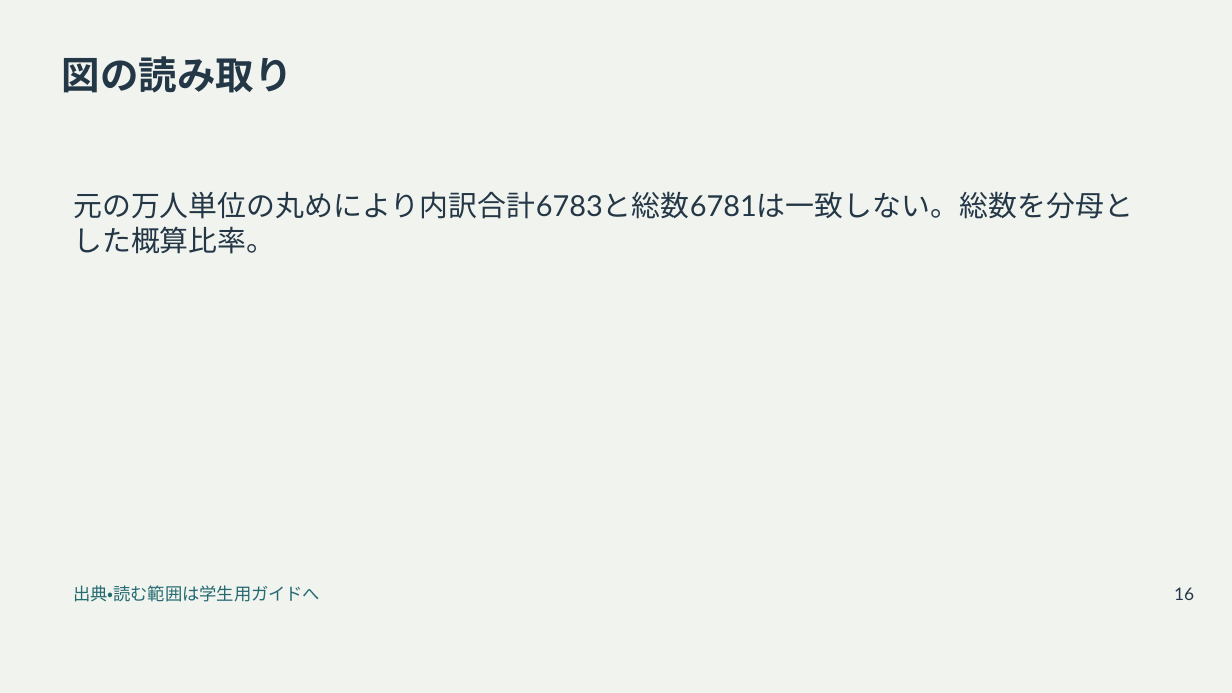
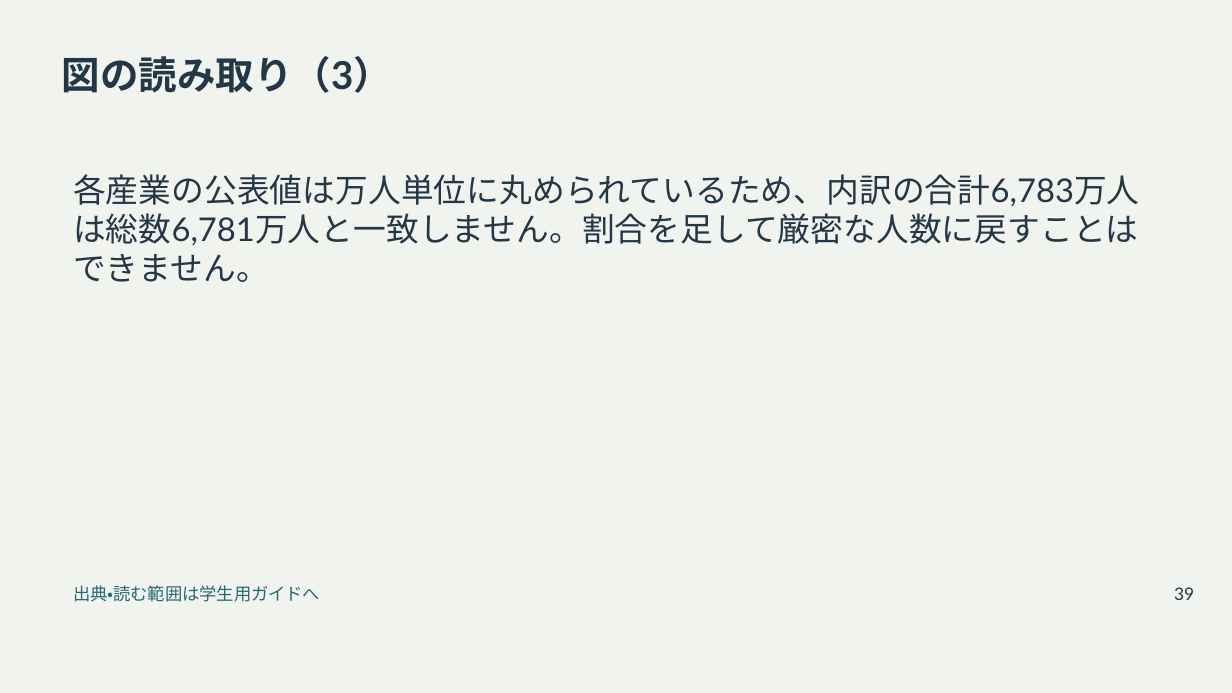
Before and after one commit to zooc-14calbp/industrial-education-ii, a slide deck: slide 39 of reorganized/20261105/main/01/slides.pptx (slide 16 before the commit). Drawn at 1232x693 pixels with LibreOffice and Linux fonts; fonts in the diff are those of the drawing. Boxes give left, top, right and bottom in pixels: in the first picture for what was removed or moved away, otherwise in the second. Text is boxed around its words. In the diff, an @@ line names an element or a change of style, - is before the commit and + after.

```diff
--- a/reorganized/20261105/main/01/slides.pptx
+++ b/reorganized/20261105/main/01/slides.pptx
@@ title at [62, 56, 392, 93]: text changed @@
-図の読み取り
+図の読み取り（3）
@@ text at [73, 174, 1140, 282]: text changed; size 22.5 to 25.5 pt @@
-元の万人単位の丸めにより内訳合計6783と総数6781は一致しない。総数を分母とした概算比率。
+各産業の公表値は万人単位に丸められているため、内訳の合計6,783万人は総数6,781万人と一致しません。割合を足して厳密な人数に戻すことはできません。
@@ text at [1174, 587, 1194, 600]: text changed @@
-16
+39
```
Also in this commit, not shown: 22 other slides changed, 25 slides added, 1 slide removed, 21 other files.
